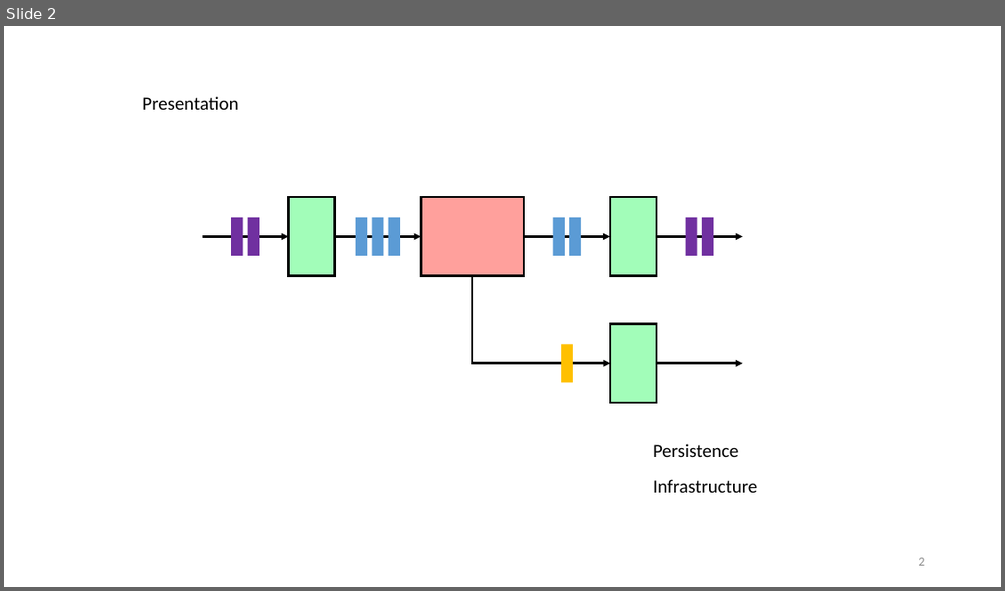
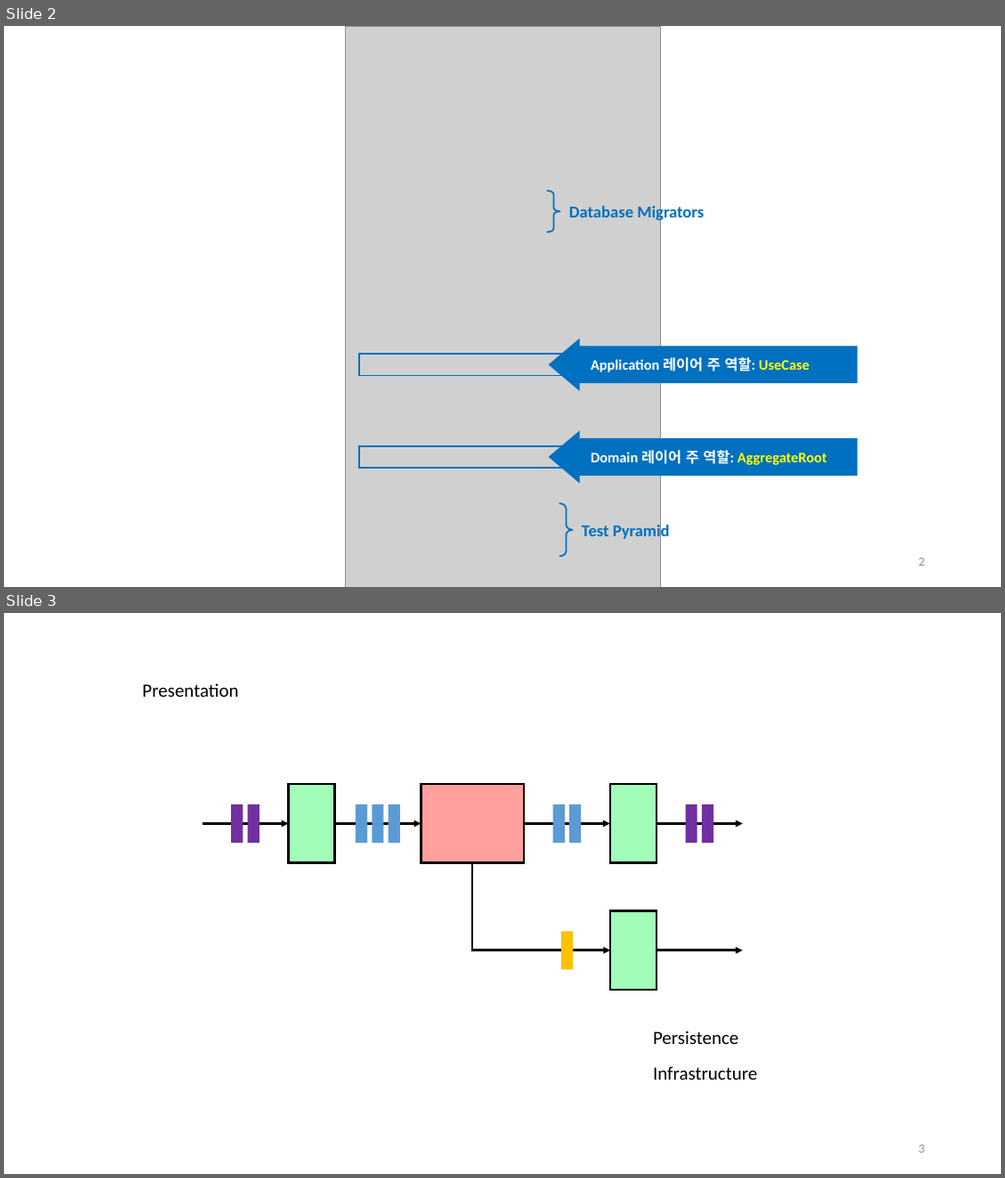
Before and after one commit to hhko/ArchDdd, a slide deck: README.pptx. Shown one above the other, each under a label of ours: slide 2 before the commit, slides 2 and 3 after it. The pictures are 1005x591 and 1005x1178 pixels, drawn with LibreOffice and Linux fonts; fonts in the diff are those of the drawing; grey boxes stand for pictures. Boxes give left, top, right and bottom in pixels: in the first picture for what was removed or moved away, otherwise in the second. Text is boxed around its words. In the diff, an @@ line names an element or a change of style, - is before the commit and + after.

```diff
--- a/README.pptx
+++ b/README.pptx
@@ slide 2 added at <box>4,26,1001,587</box>, background #FFFFFF @@
@@ picture added at <box>345,26,660,587</box> @@
@@ right brace added at <box>547,191,560,232</box>, outline #0070C0 1.5 pt @@
@@ text added at <box>569,204,704,223</box>, 16 pt, text #0070C0, bold @@
+Database Migrators
@@ down arrow added at <box>550,339,857,389</box>, fill #0070C0, outline #0070C0 1 pt @@
@@ rectangle added at <box>359,354,591,375</box>, outline #0070C0 1.5 pt @@
@@ text added at <box>591,357,809,372</box>, 14 pt, text #FFFFFF, bold @@
+Application 레이어 주 역할: UseCase
@@ rectangle added at <box>359,446,591,468</box>, outline #0070C0 1.5 pt @@
@@ down arrow added at <box>550,432,857,483</box>, fill #0070C0, outline #0070C0 1 pt @@
@@ text added at <box>591,450,827,465</box>, 14 pt, text #FFFFFF, bold @@
+Domain 레이어 주 역할: AggregateRoot
@@ right brace added at <box>559,503,573,556</box>, outline #0070C0 1.5 pt @@
@@ text added at <box>582,522,670,540</box>, 16 pt, text #0070C0, bold @@
+Test Pyramid
@@ page number added at <box>918,557,924,565</box>, 12 pt, text #8C8C8C @@
+2
@@ what was slide 2 is now slide 3 @@
```
Also in this commit, not shown: 21 slides changed, 1 other slide added, 3 other files.
